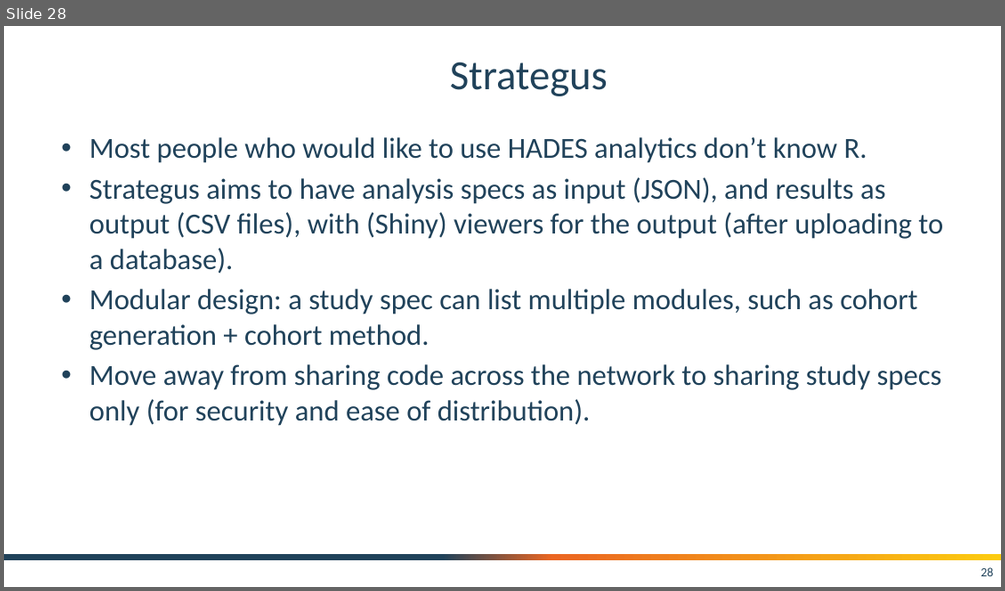
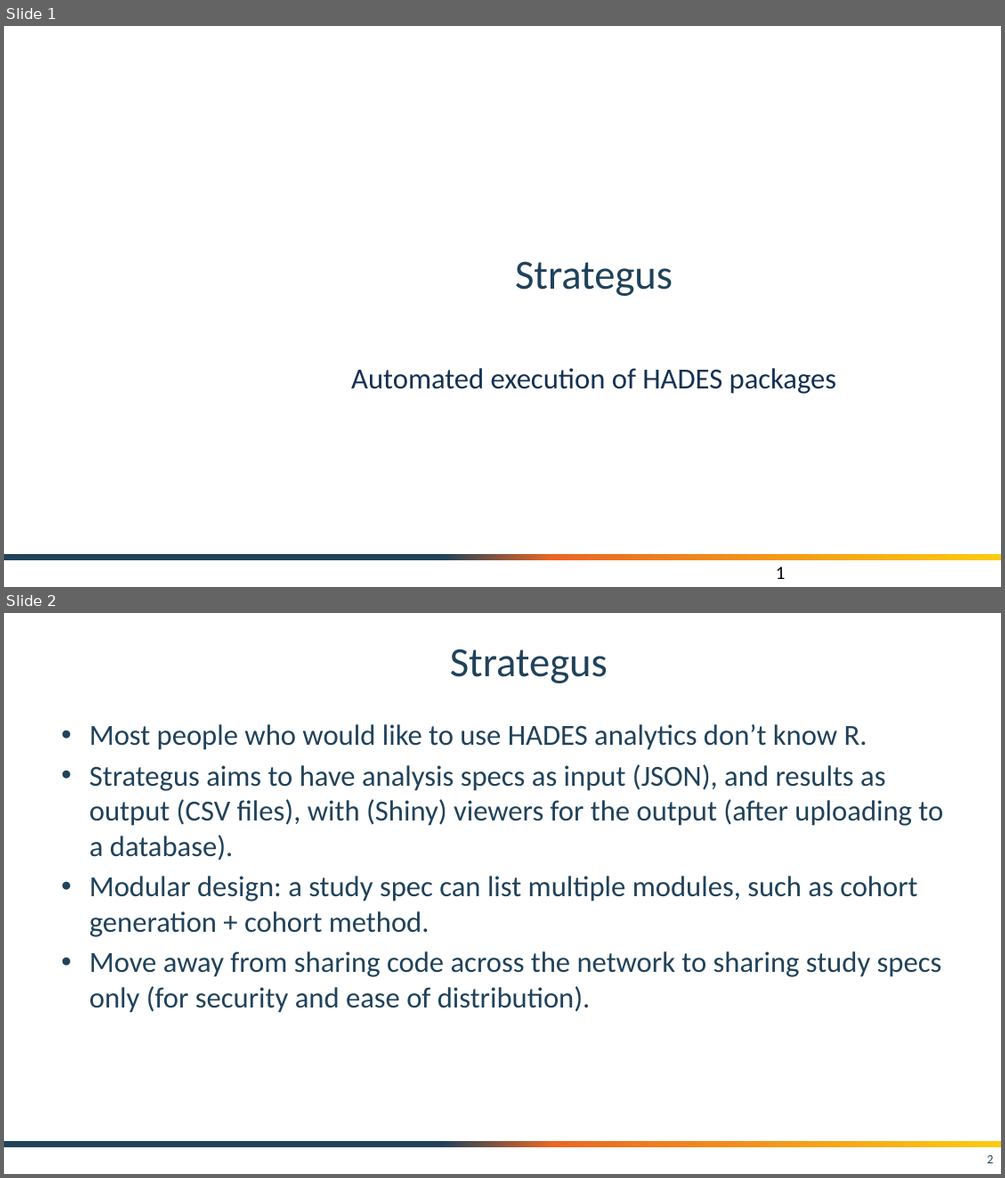
Before and after one commit to OHDSI/Tutorial-Hades, a slide deck: slides/Strategus.pptx. Shown one above the other, each under a label of ours: slide 28 before the commit, slides 1 and 2 after it. The pictures are 1005x591 and 1005x1178 pixels, drawn with LibreOffice and Linux fonts; fonts in the diff are those of the drawing; background and template pictures are left out. Boxes give left, top, right and bottom in pixels: in the first picture for what was removed or moved away, otherwise in the second. Text is boxed around its words. In the diff, an @@ line names an element or a change of style, - is before the commit and + after.

```diff
--- a/slides/Strategus.pptx
+++ b/slides/Strategus.pptx
@@ slide 1 added at [4, 26, 1001, 587], background #FFFFFF; not listed: 1 template element that a slide beside it also shows @@
@@ title added at [515, 261, 672, 296], 40 pt, text #20425A @@
+Strategus
@@ subtitle added at [351, 368, 837, 394], 28 pt, text #153153 @@
+Automated execution of HADES packages
@@ page number added at [776, 566, 785, 579], 18 pt, text #000000 @@
+1
@@ what was slide 28 is now slide 2 @@
@@ page number at [987, 1155, 993, 1163]: text changed @@
-28
+2
```
Also in this commit, not shown: 1 other slide added, 28 slides removed, 3 other files.
